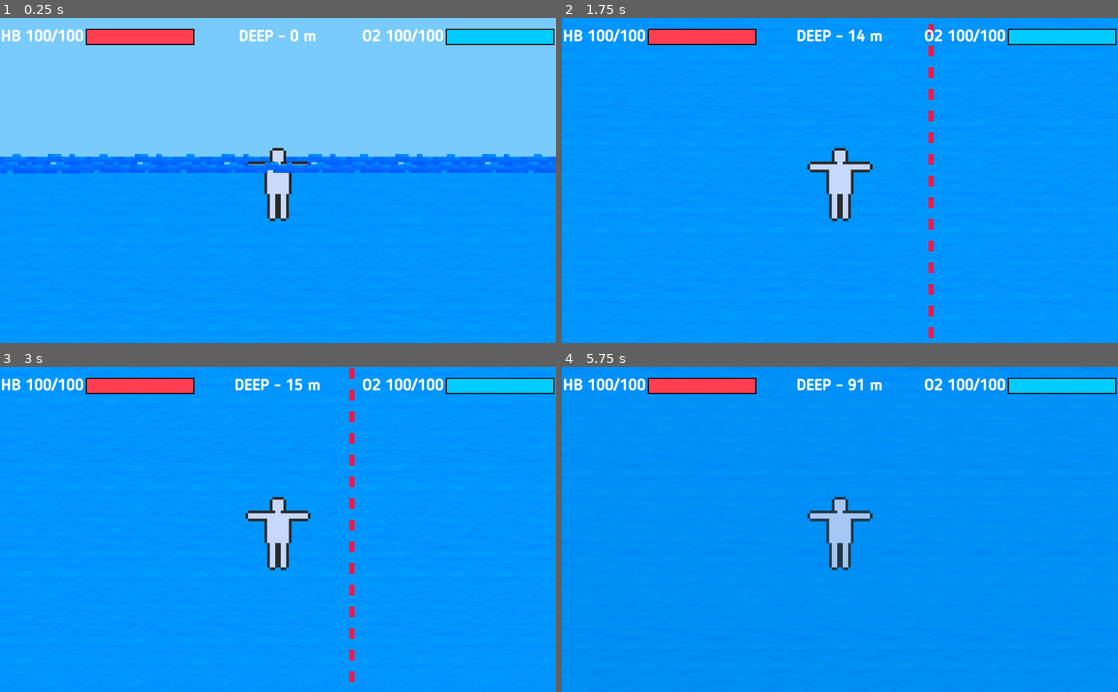
Above: before the commit, frames 1-4 (two rows, left to right).
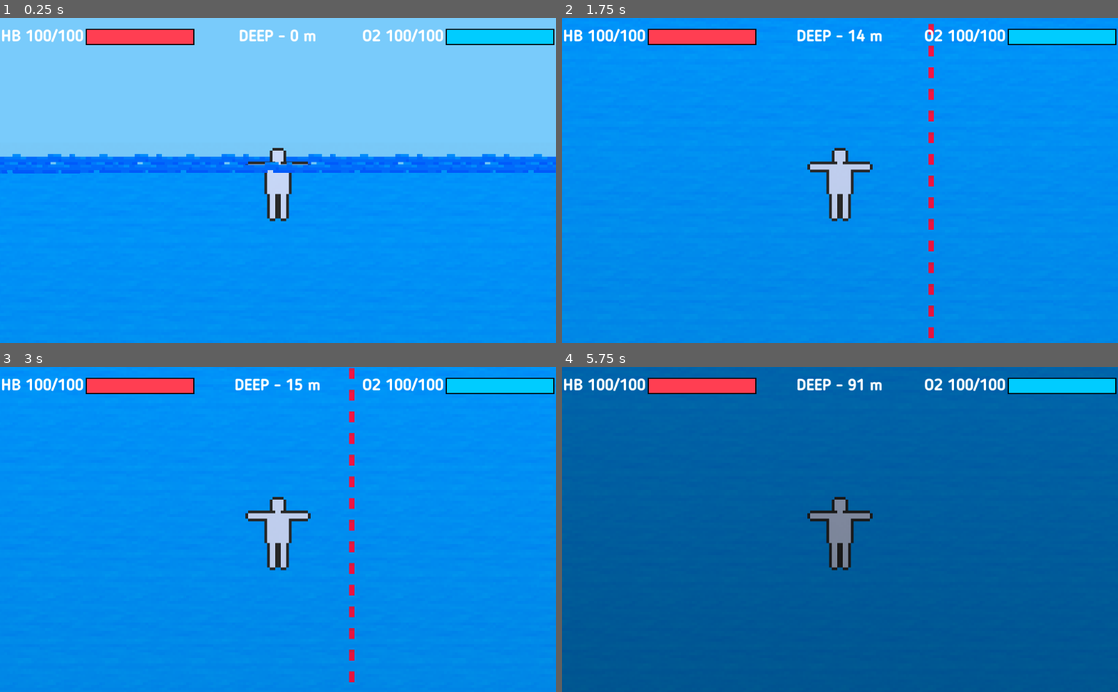
Above: after the commit, the same moments.

Repository: eliaperantoni/fisherman
Game: Godot game, scene res://scenes/main/Main.tscn
The game is run twice, just before and just after one commit, with the same random seed, the same clock (stepped at 60 frames per second) and the same inputs.
Inputs:
- Up to frame 1 (0.25 s): no input
- Up to frame 2 (1.75 s): hold Right (ui_right) 0.53-1.28 s; hold Shift 0.53-1.28 s; hold Down (ui_down) from 1.28 s (still down); tap Shift at 1.35 s
- Up to frame 3 (3 s): release Down (ui_down) at 2.03 s; hold Right (ui_right) 2.03-2.78 s; hold Shift 2.03-2.78 s; tap Enter at 2.75 s; hold Up (ui_up) from 2.78 s (still down); tap Shift at 2.85 s
- Up to frame 4 (5.75 s): release Up (ui_up) at 3.53 s; hold Shift 3.53-4.28 s; hold Left (ui_left) 3.53-5.03 s; tap Shift at 4.35 s; hold Down (ui_down) from 5.03 s (still down); hold Shift from 5.03 s (still down)

The runs differ from the first frame. In frame 2, 1.2% of the frame differs, in the area x 0-100%, y 96-100%; in frame 3, 2.6%; in frame 4, 97%, in the area x 0-100%, y 0-100%.

Commit message:
Darkness

Diff:
--- a/scenes/main/Main.tscn
+++ b/scenes/main/Main.tscn
@@ -4,7 +4,7 @@
 [ext_resource path="res://scenes/main/assets/cloud01.png" type="Texture" id=2]
 [ext_resource path="res://scenes/main/assets/sky.png" type="Texture" id=3]
 [ext_resource path="res://scenes/main/assets/surface.png" type="Texture" id=4]
-[ext_resource path="res://scenes/main/assets/light_dampening.tres" type="Texture" id=5]
+[ext_resource path="res://scenes/main/assets/darkness.png" type="Texture" id=5]
 [ext_resource path="res://scenes/border/Border.tscn" type="PackedScene" id=6]
 [ext_resource path="res://scenes/player/Player.tscn" type="PackedScene" id=7]
 [ext_resource path="res://scenes/interface/Interface.tscn" type="PackedScene" id=9]
@@ -84,6 +84,18 @@
 
 [node name="Fishes" type="Node2D" parent="."]
 script = ExtResource( 10 )
+__meta__ = {
+"_edit_lock_": true
+}
+
+[node name="Darkness" type="Light2D" parent="."]
+position = Vector2( 0, 1792 )
+texture = ExtResource( 5 )
+mode = 1
+__meta__ = {
+"_edit_lock_": true,
+"_editor_description_": ""
+}
 
 [node name="Player" parent="." instance=ExtResource( 7 )]
 position = Vector2( 0, 6 )
@@ -106,16 +118,6 @@
 "_edit_lock_": true,
 "_editor_description_": ""
 }
-
-[node name="LightDampener" type="Sprite" parent="."]
-position = Vector2( -8.71649, 1796.43 )
-rotation = -1.5708
-texture = ExtResource( 5 )
-region_enabled = true
-region_rect = Rect2( 0, 0, 3600, 2048 )
-__meta__ = {
-"_edit_lock_": true
-}
 [connection signal="body_entered" from="Water/Area" to="Player" method="_on_water_entered"]
 [connection signal="body_exited" from="Water/Area" to="Player" method="_on_water_exited"]
 [connection signal="player_moved" from="Player" to="Player/CanvasLayer/Interface" method="_on_Player_playerMoved"]
--- a/scenes/main/assets/light_dampening.tres
+++ /dev/null
@@ -1,9 +0,0 @@
-[gd_resource type="GradientTexture" load_steps=2 format=2]
-
-[sub_resource type="Gradient" id=1]
-offsets = PoolRealArray( 0, 0.431111, 0.995556, 1 )
-colors = PoolColorArray( 0, 0, 0, 1, 0.0161133, 0.0737325, 0.125, 0.848214, 0, 0.552941, 1, 0, 1, 1, 1, 0 )
-
-[resource]
-gradient = SubResource( 1 )
-width = 3600
Binary file added: scenes/main/assets/darkness.png
Not shown, added: scenes/main/assets/darkness.png.import
Not shown, added: scenes/main/assets/sources/darkness.psd
